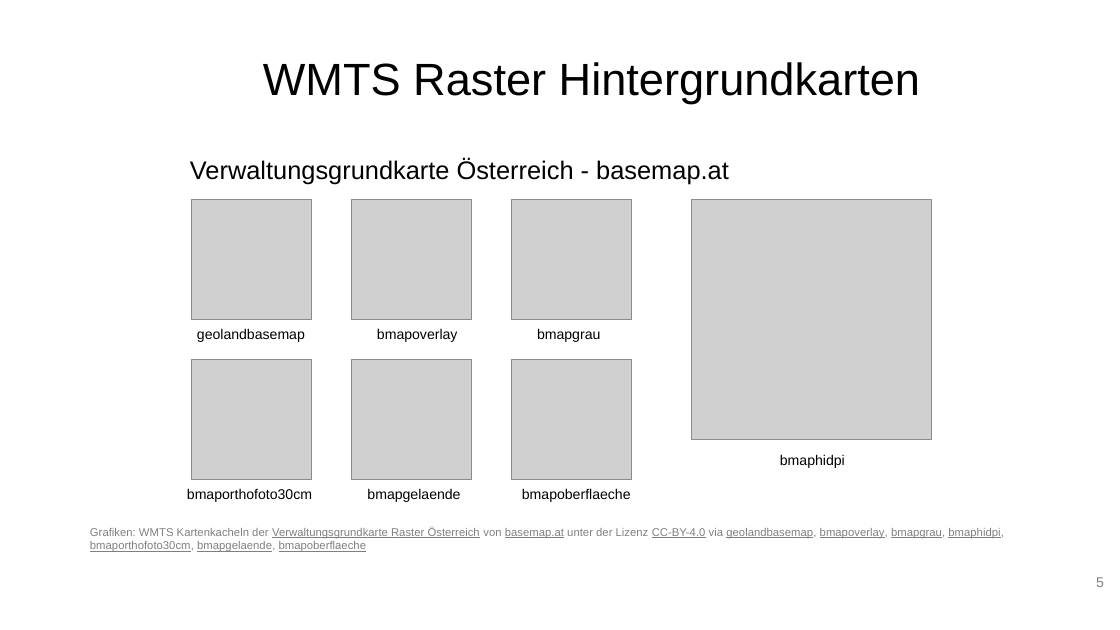
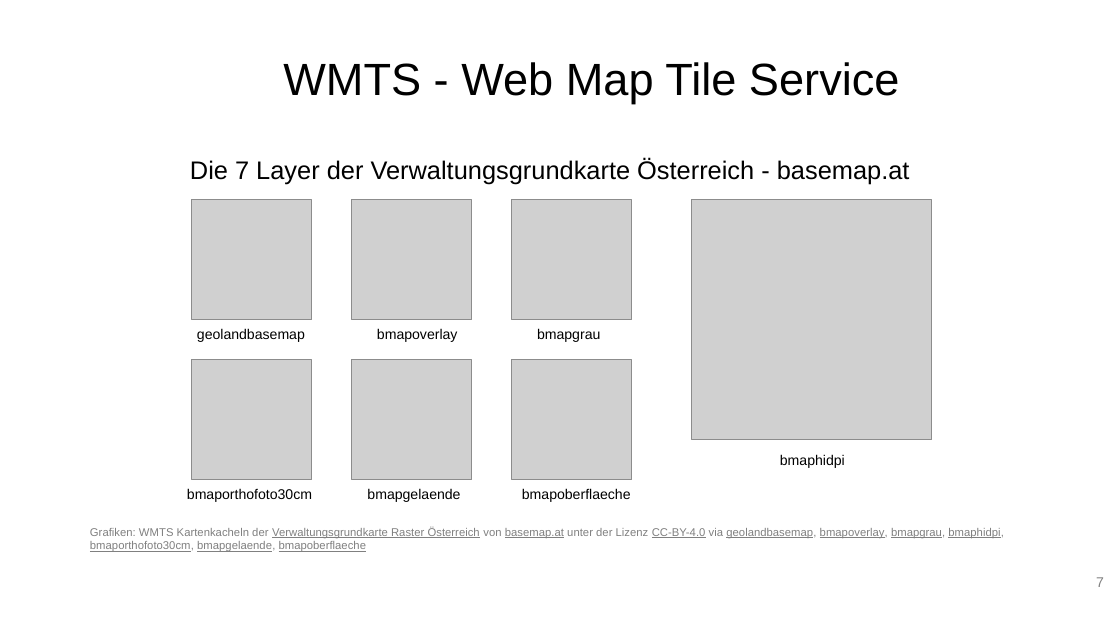
Before and after one commit to webmapping-oer/wmts, a slide deck: slide 7 of material/slides.odp (slide 5 before the commit). Drawn at 1120x630 pixels with LibreOffice and Linux fonts; fonts in the diff are those of the drawing; grey boxes stand for pictures; background and template pictures are left out. Boxes give left, top, right and bottom in pixels: in the first picture for what was removed or moved away, otherwise in the second. Text is boxed around its words. In the diff, an @@ line names an element or a change of style, - is before the commit and + after.

```diff
--- a/material/slides.odp
+++ b/material/slides.odp
@@ title at box(283, 62, 900, 104): text changed @@
-WMTS Raster Hintergrundkarten
+WMTS - Web Map Tile Service
@@ text at box(190, 158, 910, 184): text changed @@
-Verwaltungsgrundkarte Österreich - basemap.at
+Die 7 Layer der Verwaltungsgrundkarte Österreich - basemap.at
@@ page number at box(1096, 577, 1104, 587): text changed @@
-5
+7
```
Also in this commit, not shown: 3 other slides changed, 4 slides added, 1 slide removed.
